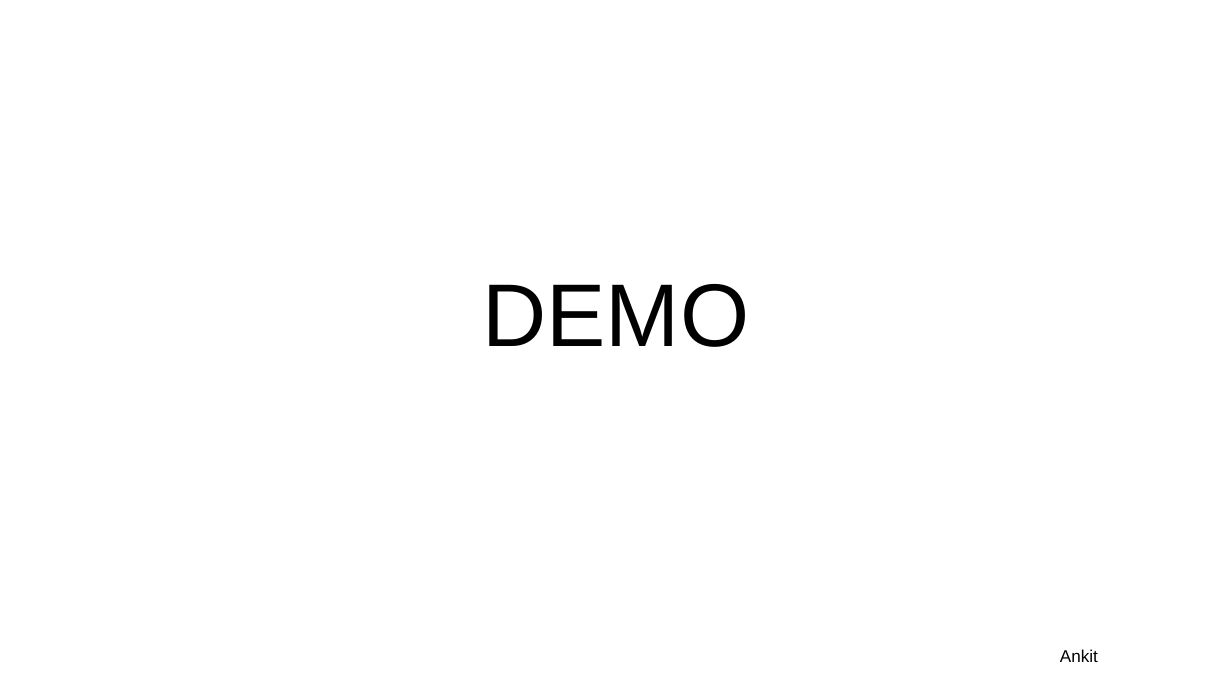
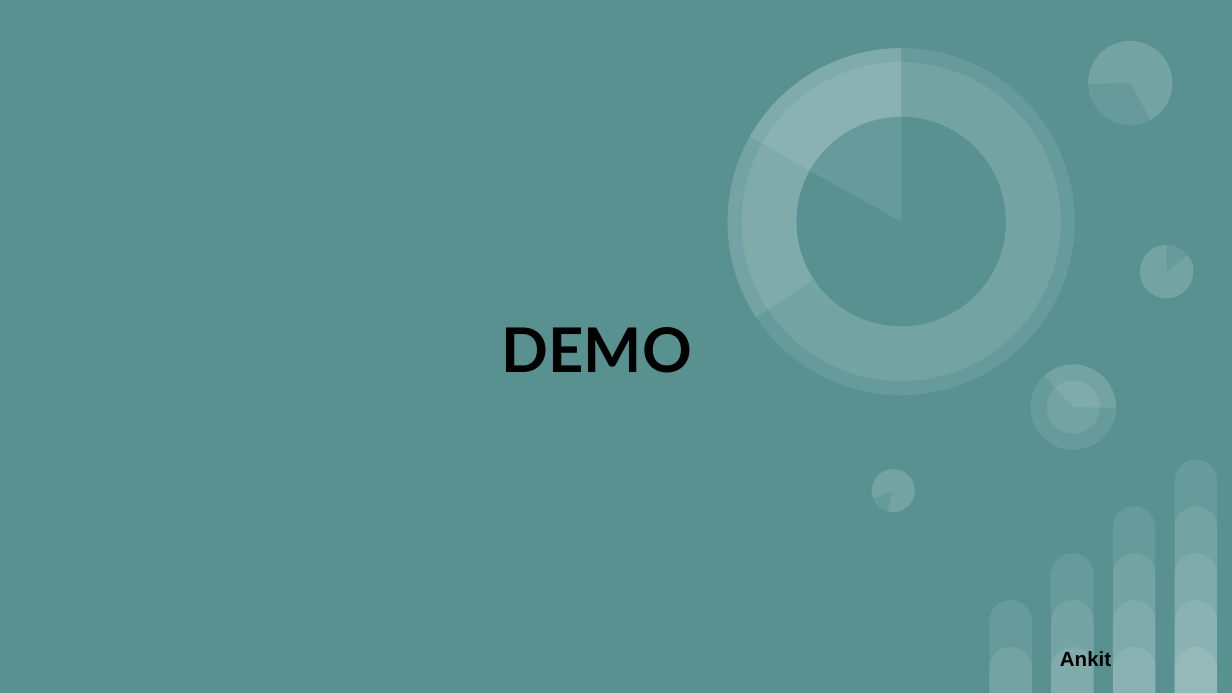
Before and after one commit to AnkitPrakash687/kafka-group06, a slide deck: slide 18 of docs/Group 6 Kafka.pptx (slide 16 before the commit). Drawn at 1232x693 pixels with LibreOffice and Linux fonts; fonts in the diff are those of the drawing. Boxes give left, top, right and bottom in pixels: in the first picture for what was removed or moved away, otherwise in the second. Text is boxed around its words. In the diff, an @@ line names an element or a change of style, - is before the commit and + after.

```diff
--- a/docs/Group 6 Kafka.pptx
+++ b/docs/Group 6 Kafka.pptx
@@ background #FFFFFF to #599191 @@
@@ title "DEMO": place and size @@
-title "DEMO" at (483,284,750,347)
+title "DEMO" at (502,327,692,373)
@@ title "DEMO" at (502,327,692,373): size 52 to 36 pt, font Arial to Lato, bold on; vertical alignment bottom to middle @@
@@ group added at (680,0,1193,518): 8 ellipses, 6 pie slice (boxed as its full ellipse)s @@
@@ text "Ankit" at (1060,651,1111,666): size 10 to 12 pt, bold on @@
@@ group added at (989,460,1217,692): 14 round same rects @@
```
Also in this commit, not shown: 14 other slides changed, 5 slides added, 2 slides removed.
